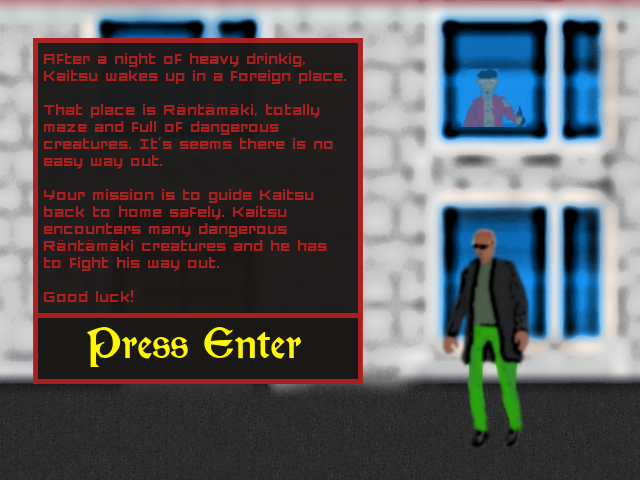
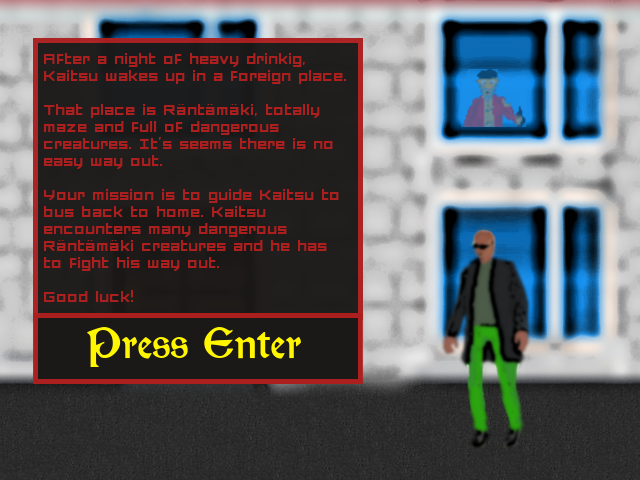
Layer changes from the first 640 x 480 image to the second:
painted on "After a night of heavy drinkig..." over <box>55,189,339,220</box>
painted on "Pasted Layer" over <box>470,227,499,248</box>
